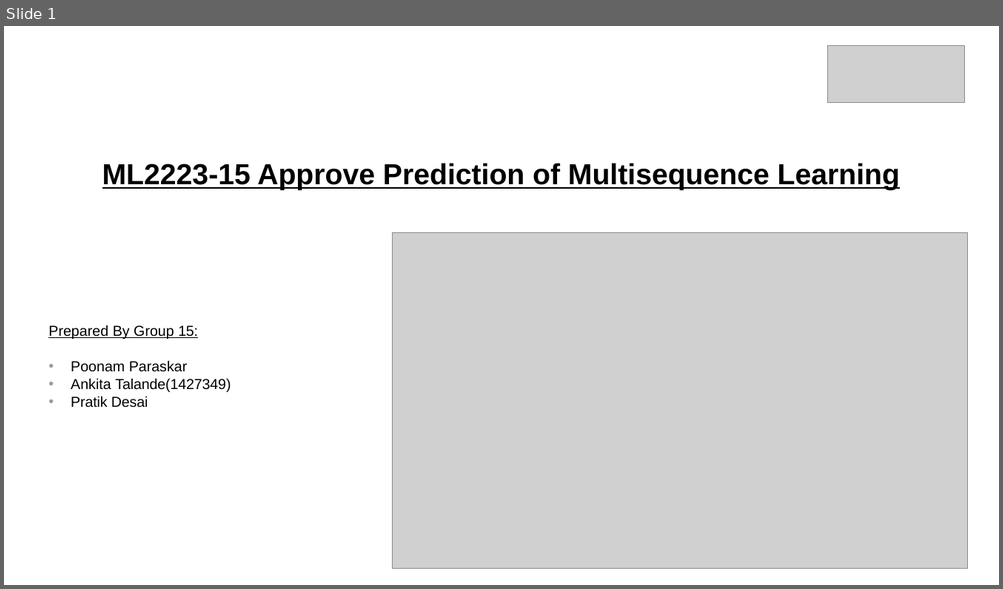
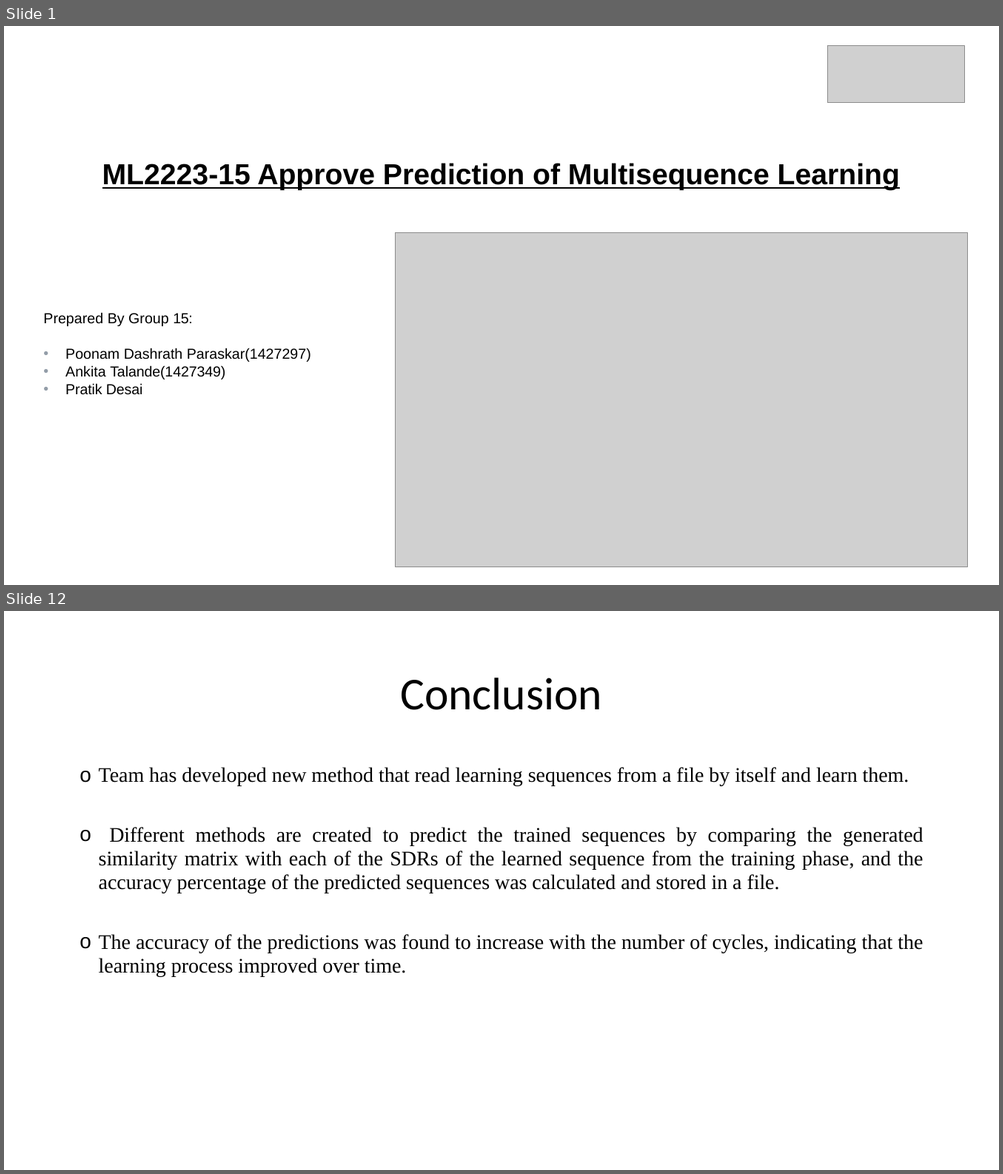
Before and after one commit to ddobric/neocortexapi, a slide deck: source/MySEProject/Documentation/ML2223_15 Approve Prediction of Multisequence Learning.pptx. Shown one above the other, each under a label of ours: slide 1 before the commit, slides 1 and 12 after it; the slides between them are not shown. The pictures are 1003x589 and 1003x1174 pixels, drawn with LibreOffice and Linux fonts; fonts in the diff are those of the drawing; grey boxes stand for pictures. Boxes give left, top, right and bottom in pixels: in the first picture for what was removed or moved away, otherwise in the second. Text is boxed around its words. In the diff, an @@ line names an element or a change of style, - is before the commit and + after.

Commit message:
Modified presentation and added Introduction, methodology, result and conclusion

```diff
--- a/source/MySEProject/Documentation/ML2223_15 Approve Prediction of Multisequence Learning.pptx
+++ b/source/MySEProject/Documentation/ML2223_15 Approve Prediction of Multisequence Learning.pptx
@@ slide 12 added at (4, 611, 999, 1170), background #FFFFFF @@
@@ title added at (400, 678, 602, 710), 44 pt, text #000000 @@
+Conclusion
@@ text added at (99, 767, 922, 977), 20 pt, text #000000 @@
+o Team has developed new method that read learning sequences from a file by itself and learn them.
+o Different methods are created to predict the trained sequences by comparing the generated similarity matrix with each of the SDRs of the learned sequence from the training phase, and the accuracy percentage of the predicted sequences was calculated and stored in a file.
+o The accuracy of the predictions was found to increase with the number of cycles, indicating that the learning process improved over time.
@@ slide 1 changed as well @@
@@ picture: place and size @@
-picture at (392, 232, 967, 569)
+picture at (395, 232, 968, 568)
@@ subtitle "Prepared By Group 15:": place and size @@
-subtitle "Prepared By Group 15:" at (48, 325, 230, 408)
+subtitle "Prepared By Group 15:" at (43, 312, 311, 395)
@@ subtitle at (43, 312, 193, 326): underline off in "Prepared By Group 15:" @@
@@ subtitle at (65, 348, 311, 362): text changed @@
-• Poonam Paraskar
+• Poonam Dashrath Paraskar(1427297)
```
Also in this commit, not shown: 2 other slides changed, 8 other slides added, 7 slides removed.
